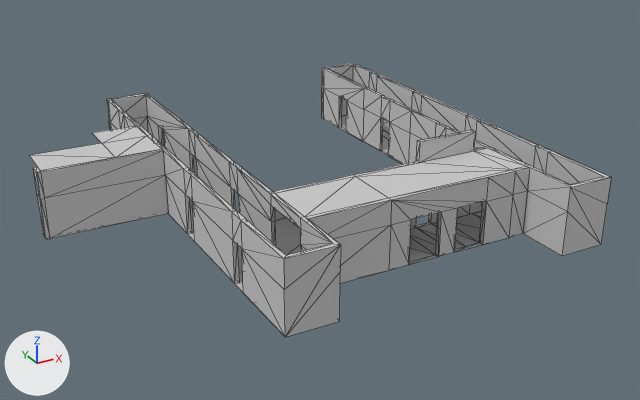
The FBX model cookies/Assets/3D_Assets/Housing/Models/floor_3.FBX as it was, and as the next commit left it.
Rendered twice from a 50 mm lens placed at (-13.8, -36.5, 11.7), pointed at (2.5, -6.9, -3.1). Every picture has the same lights, and +X, +Y and +Z are marked at lower left. Mesh edges are drawn as thin lines. Where no turn or scale is listed for an object, it has been applied to the vertices. Vertices at the same position are counted once.

Objects in the first picture: 'first_floor', 'first_floor_walls'.
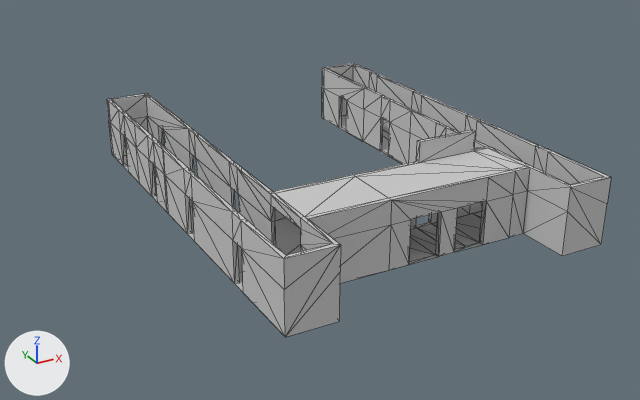
What changed in the scene script:
```text
Change me_mesh:
    used by ob_first_floor_walls; location = (2.17, -5.54, -3.64)
    remove me_mesh.from_pydata(...)  # 392 vertices, 703 faces; spans x -10.3..8.3, y -9.3..9.3, z 0.0..3.6
    add me_mesh.from_pydata(...)  # 366 vertices, 665 faces; spans x -5.3..8.3, y -9.3..9.3, z 0.0..3.6
    me_mesh part 1: the loose piece of 8 vertices spanning x -10.2..-5.3, y 1.6..5.0, z 2.8 is deleted
    me_mesh part 2
    18 vertices are removed from x -10.3..-10.2, y 1.4..2.1, z 0.0..2.8
    36 faces are deleted
    4 new faces join them, mat_material__978 (its picture is missing)
```

What differs and where, as boxes (x1, y1, x2, y2) in the pictures (640 x 400 px):
'first_floor_walls', reshaped (13% narrower): before (29, 63, 611, 337); after (107, 63, 611, 337)
part 1 of me_mesh, deleted: before (29, 126, 162, 171)
part 2 of me_mesh, cut back: before (33, 150, 168, 239); after (162, 150, 168, 213)
